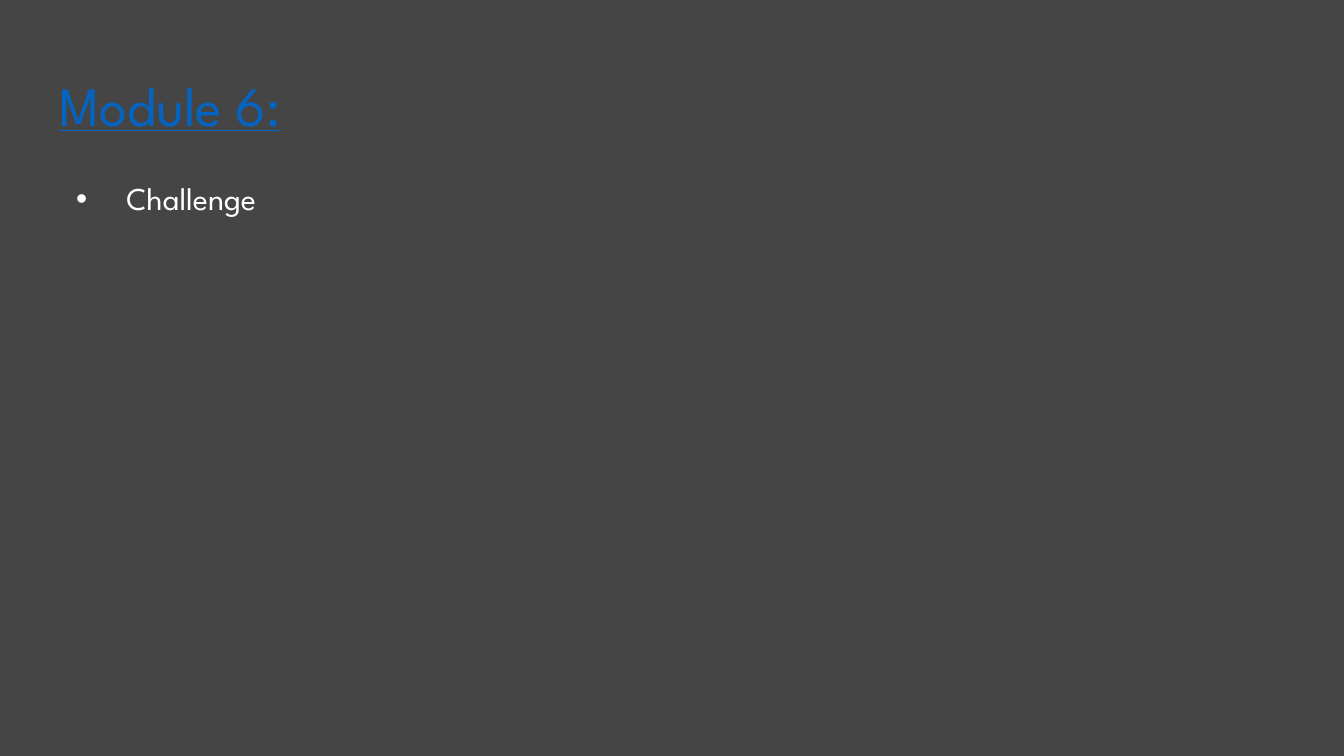
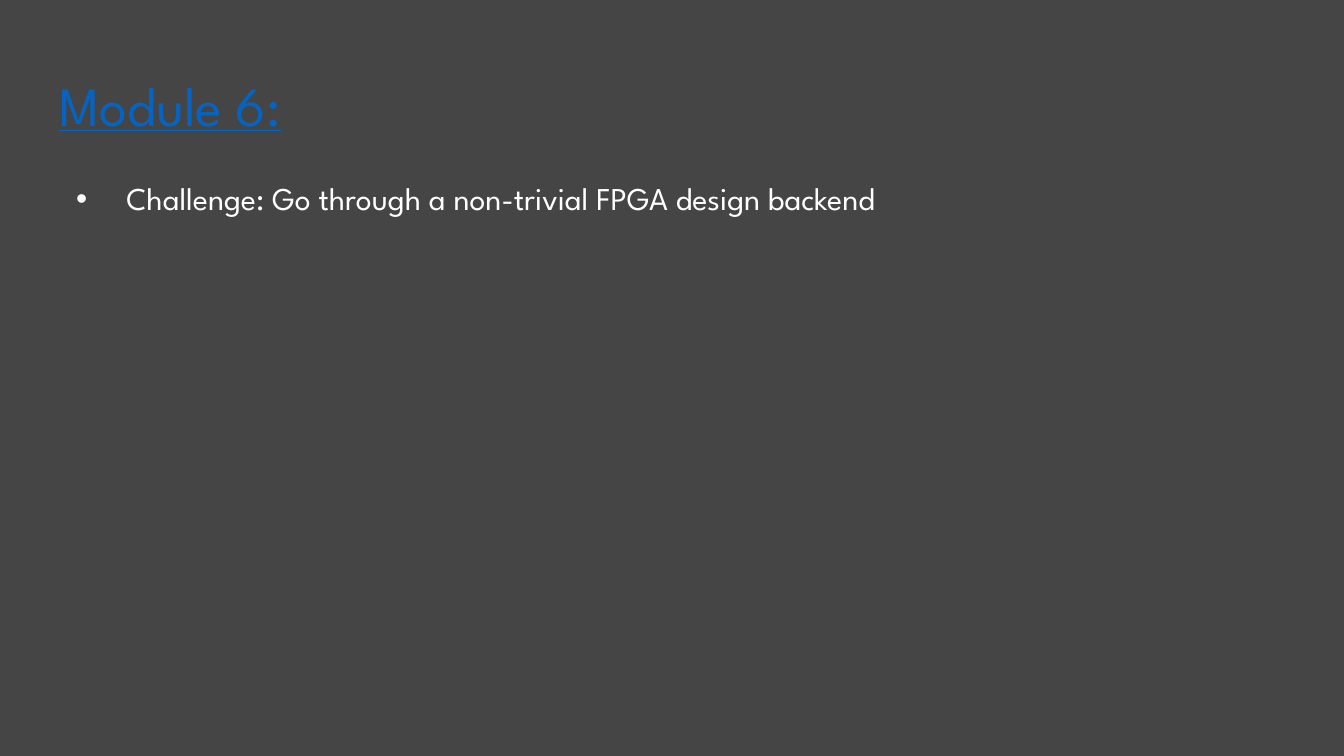
Before and after one commit to tinyvision-ai-inc/Hands-on-FPGA-class, a slide deck: slide 15 of Slides/Hands_on_with_FPGA's_Module_6.pptx (slide 14 before the commit). Drawn at 1344x756 pixels with LibreOffice and Linux fonts; fonts in the diff are those of the drawing. Boxes give left, top, right and bottom in pixels: in the first picture for what was removed or moved away, otherwise in the second. Text is boxed around its words. In the diff, an @@ line names an element or a change of style, - is before the commit and + after.

Commit message:
Added FPGA specific stuff

```diff
--- a/Slides/Hands_on_with_FPGA's_Module_6.pptx
+++ b/Slides/Hands_on_with_FPGA's_Module_6.pptx
@@ text at <box>126,188,875,217</box>: text changed @@
-• Challenge
+• Challenge: Go through a non-trivial FPGA design backend
```
Also in this commit, not shown: 1 other slide changed, 2 slides added, 1 slide removed, 3 other files.
